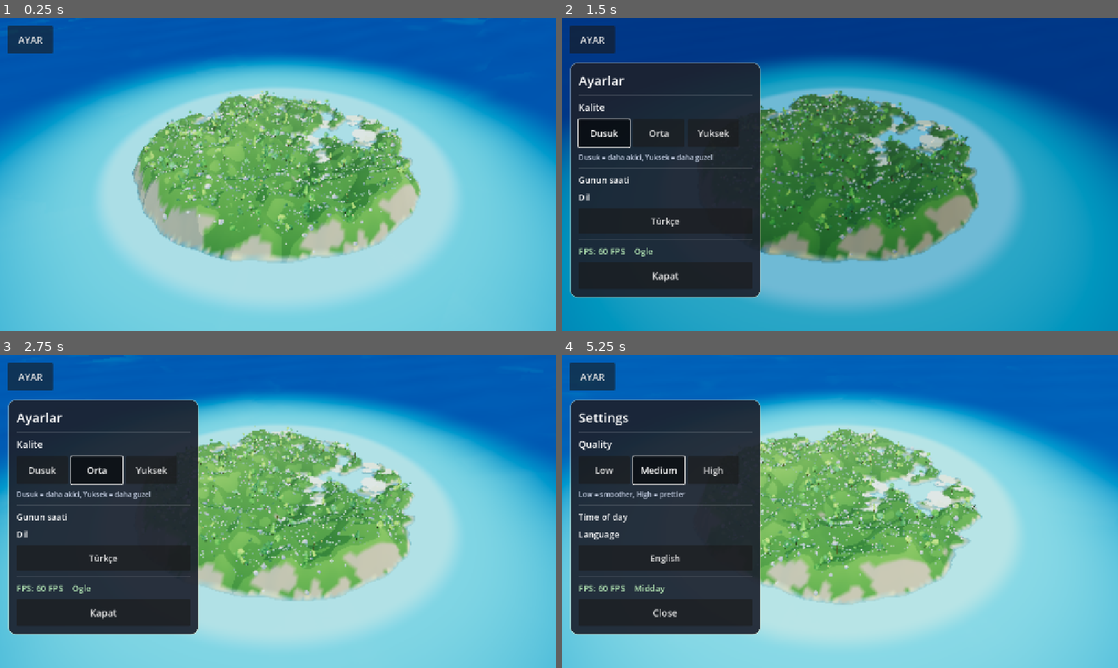
Above: before the commit, frames 1-4 (two rows, left to right).
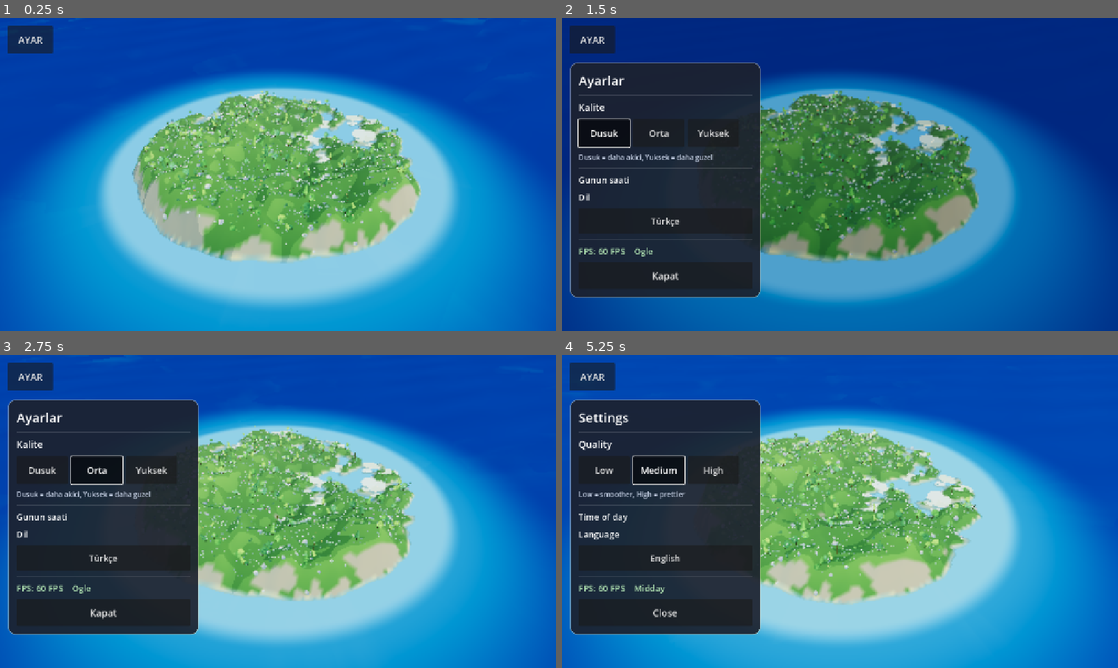
Above: after the commit, the same moments.

Repository: eraslan19j/game
Game: Godot game, scene res://scenes/world/world.tscn
The game is run twice, just before and just after one commit, with the same random seed, the same clock (stepped at 60 frames per second) and the same inputs.
Inputs:
- Up to frame 1 (0.25 s): no input
- Up to frame 2 (1.5 s): click "AYAR" at 0.5 s; click "Dusuk" at 1.25 s
- Up to frame 3 (2.75 s): click "Orta" at 2 s
- Up to frame 4 (5.25 s): click "Yuksek" at 2.75 s; click "Türkçe" at 3.5 s; click "Low" at 4.25 s; click "Medium" at 5 s

The runs differ from the first frame. In frame 1, 67% of the frame differs, in the area x 0-100%, y 0-100%; in frame 2, 40%; in frame 3, 56%; in frame 4, 56%.

Commit message:
Deniz rengi: daha derin mavi, gecis daraltildi, kopuk incelendi
Co-authored-by: arena-agent <297053741+arena-agent@users.noreply.github.com>

Diff:
--- a/shaders/water.gdshader
+++ b/shaders/water.gdshader
@@ -4,8 +4,8 @@
 // arasindaki mesafe artar. Doku okumaya bagimli degil (guvenli).
 render_mode shadows_disabled, fog_disabled;
 
-uniform vec4 shallow_color : source_color = vec4(0.30, 0.78, 0.78, 1.0);
-uniform vec4 deep_color : source_color = vec4(0.09, 0.36, 0.52, 1.0);
+uniform vec4 shallow_color : source_color = vec4(0.17, 0.55, 0.68, 1.0);
+uniform vec4 deep_color : source_color = vec4(0.07, 0.30, 0.50, 1.0);
 uniform vec4 foam_color : source_color = vec4(0.92, 0.99, 0.99, 1.0);
 uniform vec4 shore_color : source_color = vec4(0.72, 0.93, 0.90, 1.0);
 uniform float wave_speed = 1.0;
@@ -48,11 +48,11 @@
 	// boylece kamera donerken deniz rengi degismez (eskiden asiri parlak
 	// halkalar olusuyordu).
 	float island_dist = length(world_pos.xz);
-	vec3 col = mix(shallow_color.rgb, deep_color.rgb, smoothstep(76.0, 165.0, island_dist));
+	vec3 col = mix(shallow_color.rgb, deep_color.rgb, smoothstep(74.0, 120.0, island_dist));
 
 	// Kiyi hattinda ince kopuk cizgisi.
-	float foam = 1.0 - smoothstep(72.0, 80.0, island_dist);
-	col = mix(col, foam_color.rgb, foam * 0.5);
+	float foam = 1.0 - smoothstep(71.0, 78.0, island_dist);
+	col = mix(col, foam_color.rgb, foam * 0.45);
 
 	ALBEDO = col;
 	ROUGHNESS = 0.55;
